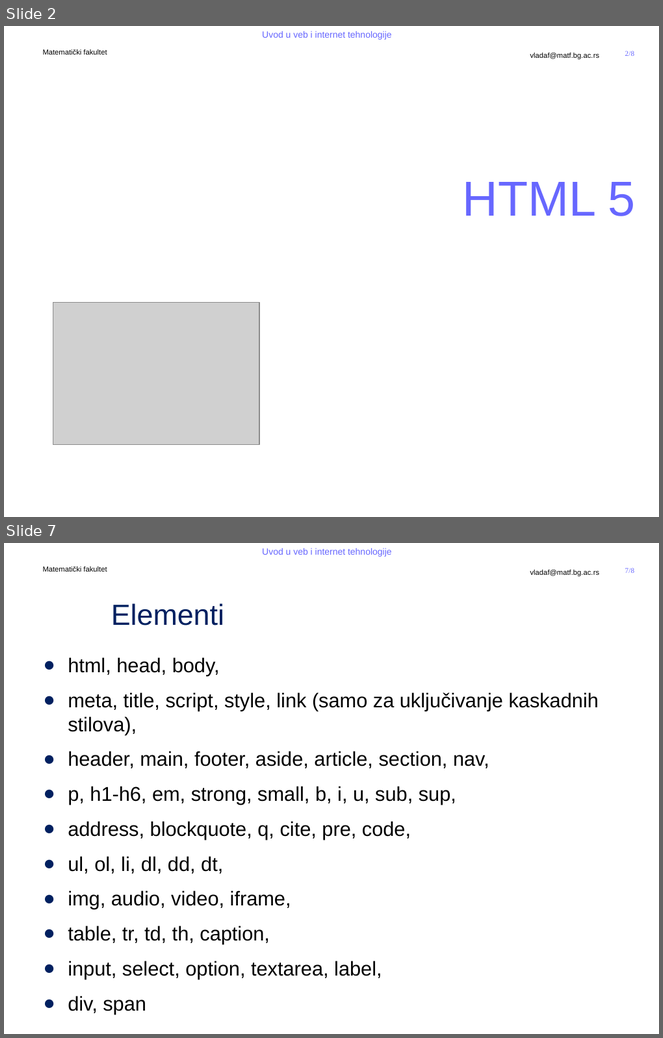
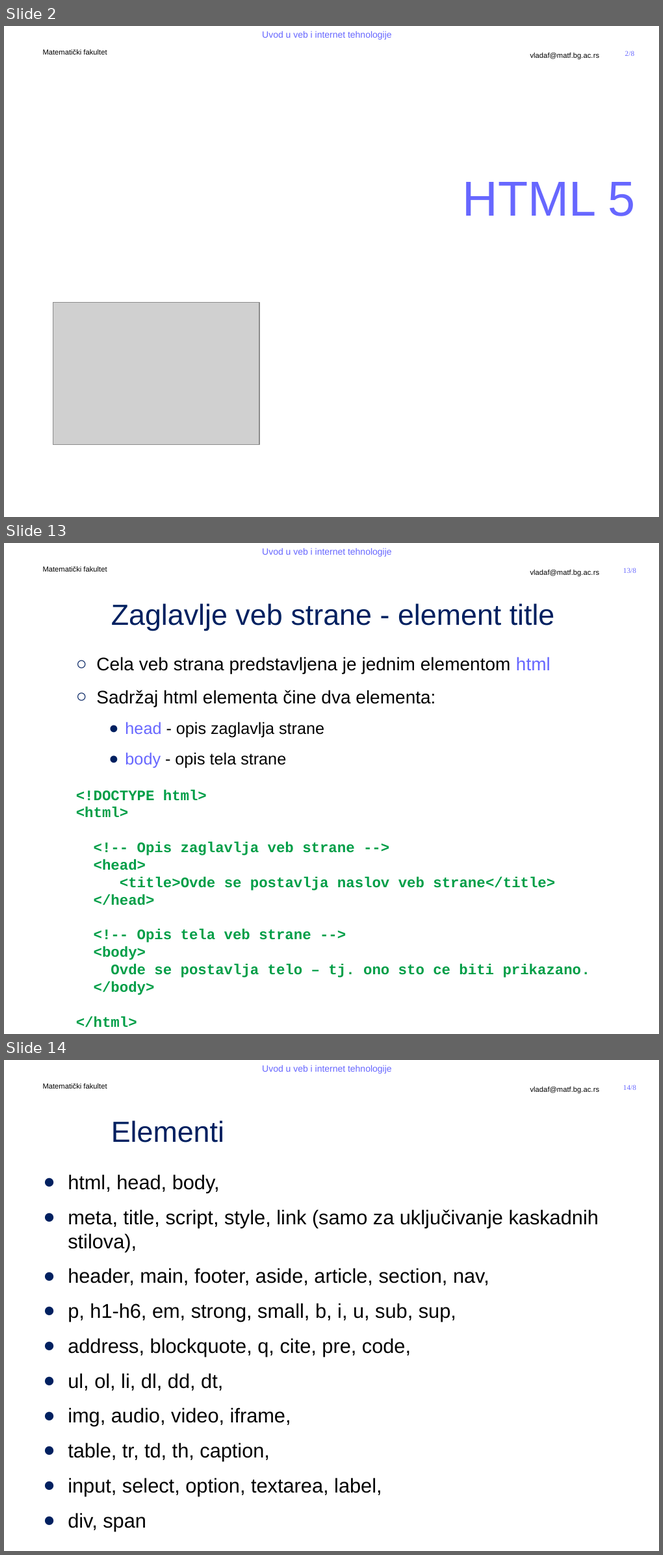
Before and after one commit to MatfUVIT/info, a slide deck: predavanja/prezentacije/UVIT03-01-HTML 5.pptx. Shown one above the other, each under a label of ours: slides 2 and 7 before the commit, slides 2, 13 and 14 after it; the slides between them are not shown. The pictures are 663x1038 and 663x1555 pixels, drawn with LibreOffice and Linux fonts; fonts in the diff are those of the drawing; grey boxes stand for pictures; background and template pictures are left out. Boxes give left, top, right and bottom in pixels: in the first picture for what was removed or moved away, otherwise in the second. Text is boxed around its words. In the diff, an @@ line names an element or a change of style, - is before the commit and + after.

```diff
--- a/predavanja/prezentacije/UVIT03-01-HTML 5.pptx
+++ b/predavanja/prezentacije/UVIT03-01-HTML 5.pptx
@@ slide 13 added at (4, 543, 659, 1034), background #FFFFFF; not listed: 5 template elements that a slide beside it also shows @@
@@ title added at (111, 603, 555, 631), 32 pt, text #002060 @@
+Zaglavlje veb strane - element title
@@ text added at (76, 657, 590, 1028), 16 pt, text #009E47, bold @@
+  ○ Cela veb strana predstavljena je jednim elementom html
+  ○ Sadržaj html elementa čine dva elementa:
+    ● head - opis zaglavlja strane
+    ● body - opis tela strane
+  <!DOCTYPE html>
+  <html>
+  <!-- Opis zaglavlja veb strane -->
+  <head>
+  <title>Ovde se postavlja naslov veb strane</title>
+  </head>
+  <!-- Opis tela veb strane -->
+  <body>
+  Ovde se postavlja telo – tj. ono sto ce biti prikazano.
+  </body>
+  </html>
@@ what was slide 7 is now slide 14 @@
@@ page number at (623, 1085, 636, 1090): text changed @@
-7/8
+14/8
```
Also in this commit, not shown: 3 slides changed, 7 other slides added, 1 slide removed, 2 other files.
